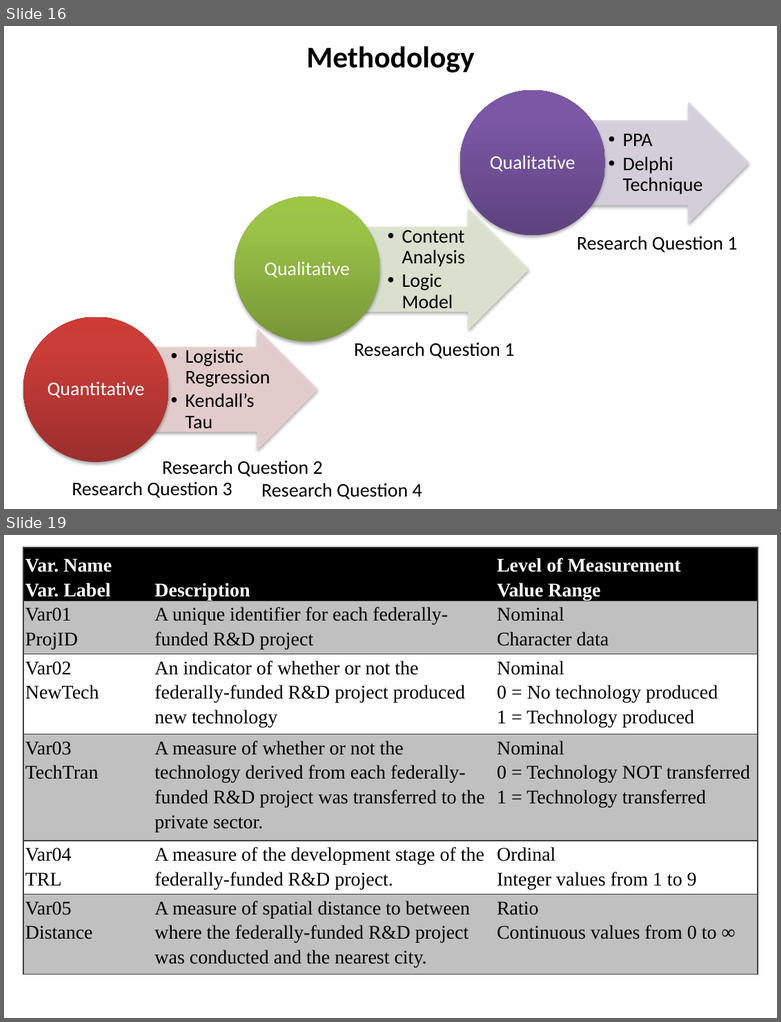
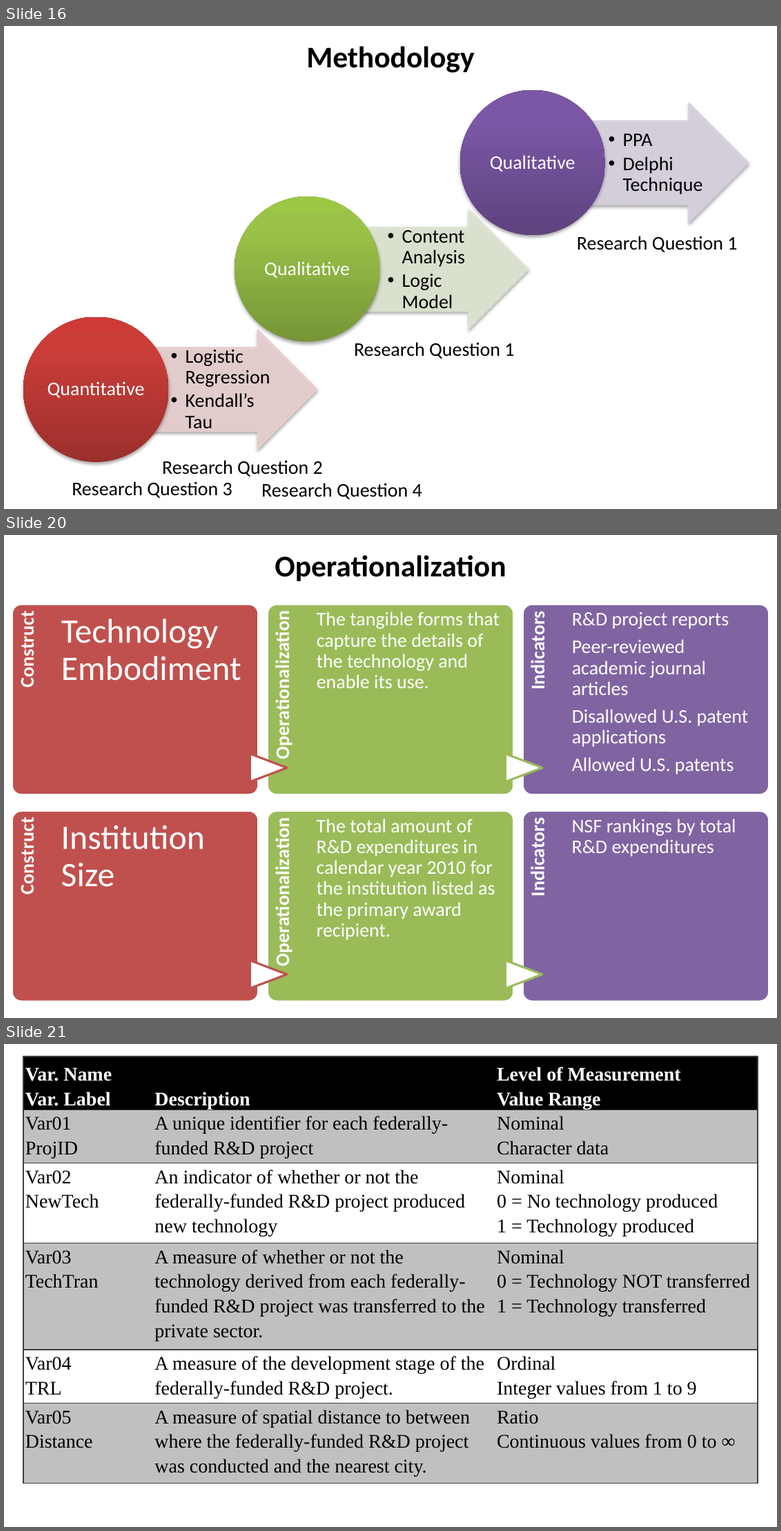
Before and after one commit to SLU-Courses-Townes/SOC5600, a slide deck: FinalProject/Presentation/Townes_SOC5600_FinalProject_Presentation.pptx. Shown one above the other, each under a label of ours: slides 16 and 19 before the commit, slides 16, 20 and 21 after it; the slides between them are not shown. The pictures are 781x1022 and 781x1531 pixels, drawn with LibreOffice and Linux fonts; fonts in the diff are those of the drawing. Boxes give left, top, right and bottom in pixels: in the first picture for what was removed or moved away, otherwise in the second. Text is boxed around its words. In the diff, an @@ line names an element or a change of style, - is before the commit and + after.

Commit message:
Complete draft of FinalProject presentation expect literature review

```diff
--- a/FinalProject/Presentation/Townes_SOC5600_FinalProject_Presentation.pptx
+++ b/FinalProject/Presentation/Townes_SOC5600_FinalProject_Presentation.pptx
@@ slide 20 added at [4, 535, 777, 1018], background #FFFFFF @@
@@ text added at [274, 555, 506, 581], 28 pt, text #000000, bold @@
+Operationalization
@@ group added at [12, 604, 769, 794]: 6 texts, 3 rounded rectangles, 2 flow chart extracts @@
+Construct
+Technology Embodiment
+Operationalization
+The tangible forms that capture the details of the technology and enable its use.
+Indicators
+R&D project reports
+Peer-reviewed academic journal articles
+Disallowed U.S. patent applications
+Allowed U.S. patents
@@ group added at [12, 811, 769, 1001]: 6 texts, 3 rounded rectangles, 2 flow chart extracts @@
+Construct
+Institution Size
+Operationalization
+The total amount of R&D expenditures in calendar year 2010 for the institution listed as the primary award recipient.
+Indicators
+NSF rankings by total R&D expenditures
@@ what was slide 19 is now slide 21 @@
```
Also in this commit, not shown: 6 slides changed, 4 other slides added, 2 slides removed.
